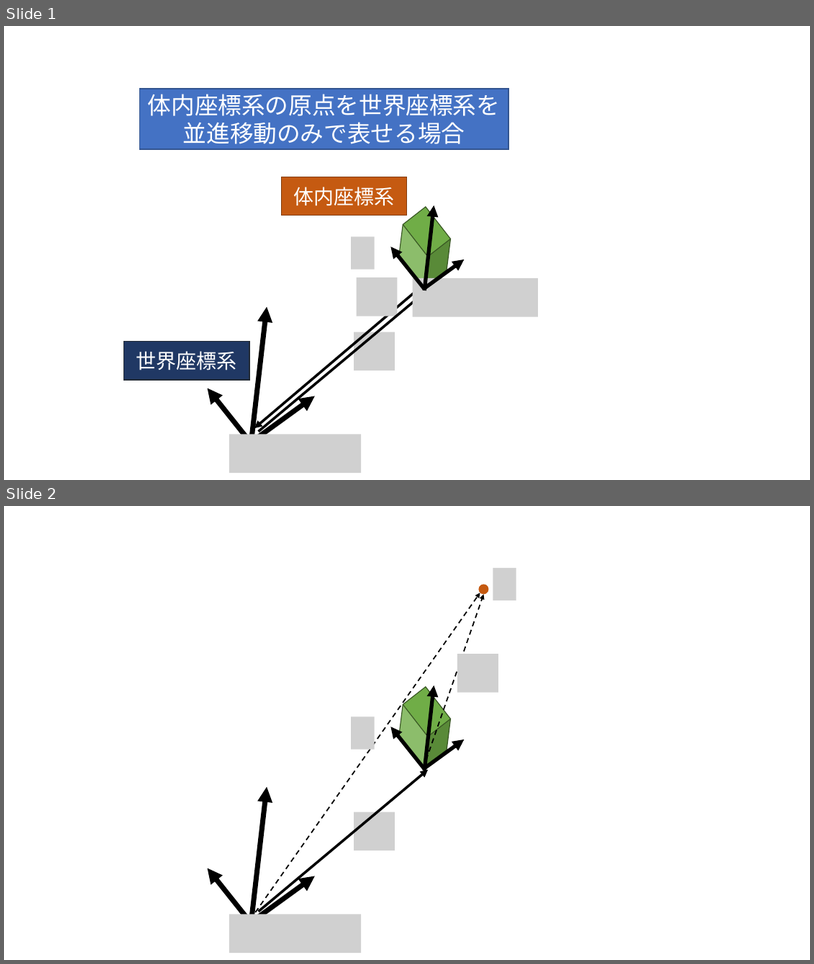
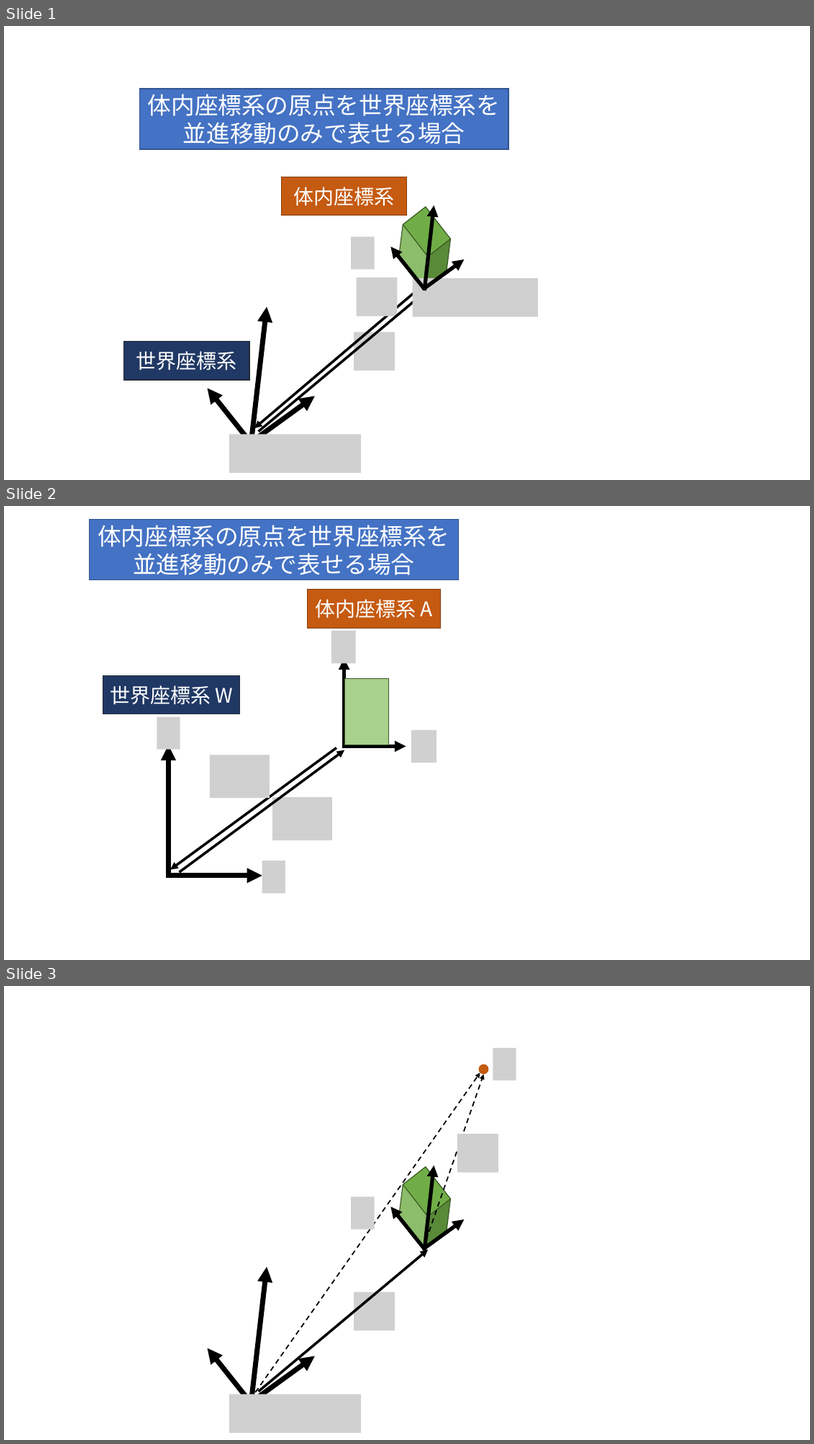
Before and after one commit to rurusasu/Diary, a slide deck: 座標変換.pptx. Shown one above the other, each under a label of ours: slides 1 and 2 before the commit, slides 1, 2 and 3 after it. The pictures are 814x964 and 814x1444 pixels, drawn with LibreOffice and Linux fonts; fonts in the diff are those of the drawing; grey boxes stand for pictures. Boxes give left, top, right and bottom in pixels: in the first picture for what was removed or moved away, otherwise in the second. Text is boxed around its words. In the diff, an @@ line names an element or a change of style, - is before the commit and + after.

```diff
--- a/座標変換.pptx
+++ b/座標変換.pptx
@@ slide 2 added at box(4, 506, 810, 960), background #FFFFFF @@
@@ rectangle added at box(89, 519, 459, 580), fill #4472C4, outline #325491 1 pt, 28 pt, text #FFFFFF @@
+体内座標系の原点を世界座標系を
+並進移動のみで表せる場合
@@ rectangle added at box(308, 590, 441, 628), fill #C55A11, outline #843C0B 1 pt, 24 pt, text #FFFFFF @@
+体内座標系 A
@@ picture added at box(332, 631, 356, 663) @@
@@ rectangle added at box(103, 675, 240, 714), fill #203864, outline #222A35 1 pt, 24 pt, text #FFFFFF @@
+世界座標系 W
@@ arrow added from (345, 746) to (345, 659), #000000 4.5 pt @@
@@ rectangle added at box(345, 678, 388, 745), fill #A9D18E, outline #385723 1 pt @@
@@ picture added at box(157, 716, 180, 749) @@
@@ picture added at box(412, 730, 437, 762) @@
@@ arrow added from (169, 878) to (169, 745), #000000 6 pt @@
@@ arrow added from (337, 748) to (170, 870), #000000 3 pt @@
@@ arrow added from (180, 872) to (345, 750), #000000 3 pt @@
@@ picture added at box(210, 754, 270, 798) @@
@@ arrow added from (343, 746) to (406, 746), #000000 4.5 pt @@
@@ picture added at box(273, 797, 332, 840) @@
@@ picture added at box(262, 860, 286, 893) @@
@@ arrow added from (167, 875) to (262, 875), #000000 6 pt @@
@@ what was slide 2 is now slide 3 @@
```
Also in this commit, not shown: 2 other files.
